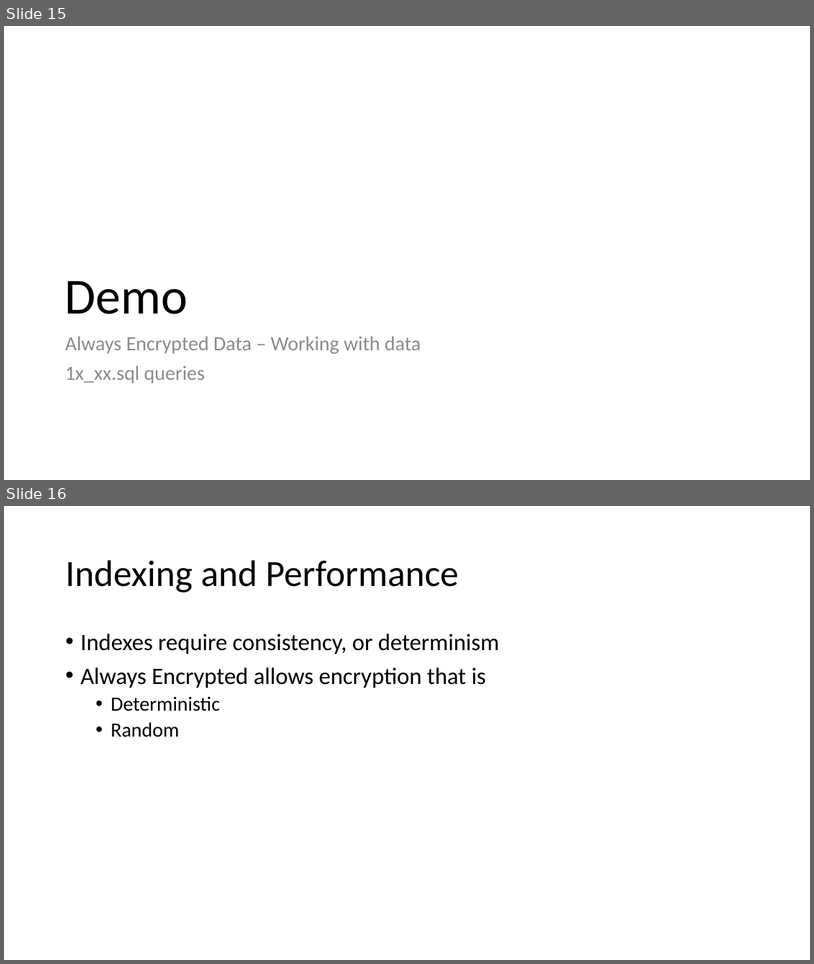
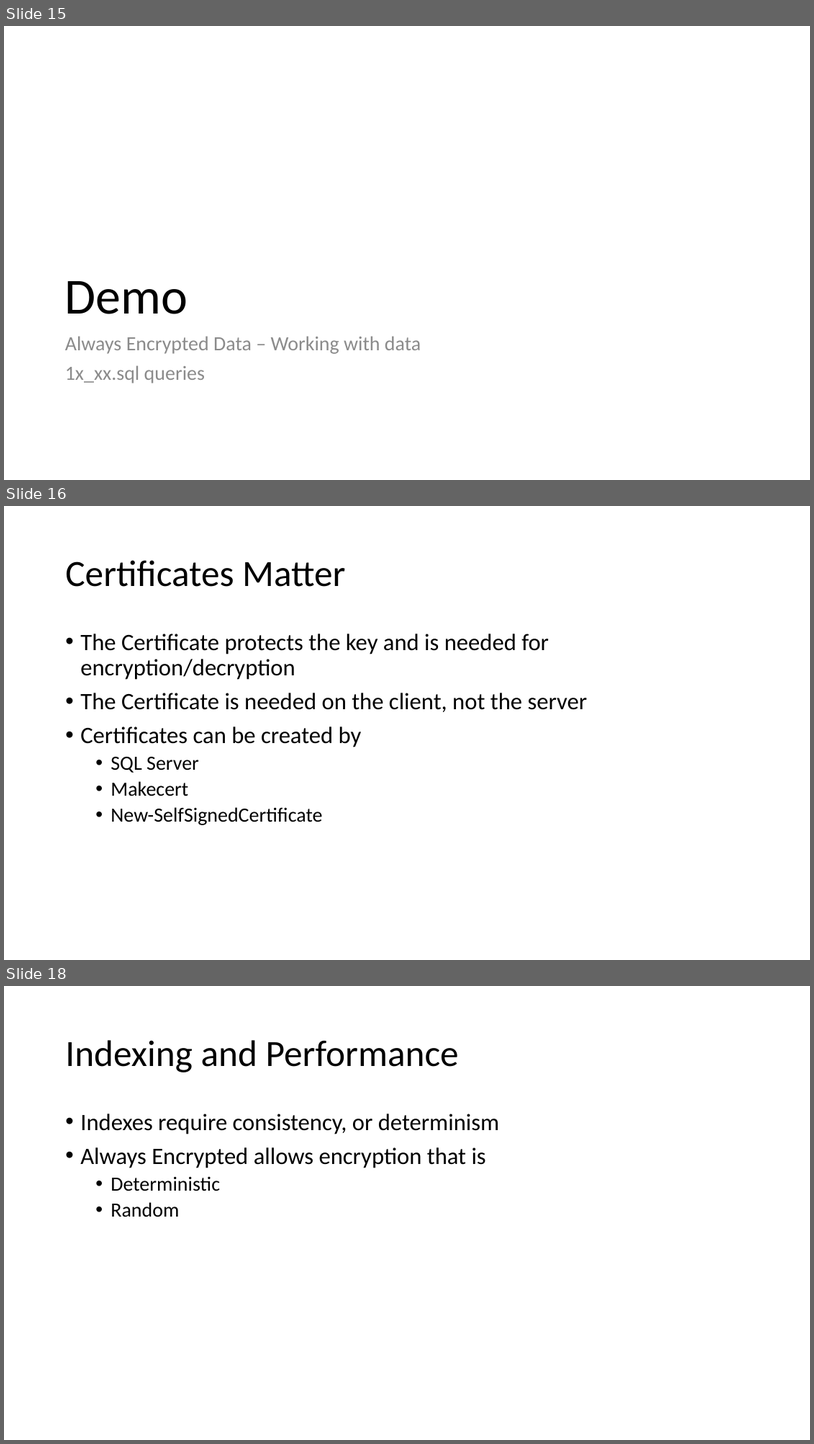
Before and after one commit to way0utwest/EndtoEndAlwaysEncrypted, a slide deck: EndtoEndAlwaysEncrypted.pptx. Shown one above the other, each under a label of ours: slides 15 and 16 before the commit, slides 15, 16 and 18 after it; the slides between them are not shown. The pictures are 814x964 and 814x1444 pixels, drawn with LibreOffice and Linux fonts; fonts in the diff are those of the drawing. Boxes give left, top, right and bottom in pixels: in the first picture for what was removed or moved away, otherwise in the second. Text is boxed around its words. In the diff, an @@ line names an element or a change of style, - is before the commit and + after.

```diff
--- a/EndtoEndAlwaysEncrypted.pptx
+++ b/EndtoEndAlwaysEncrypted.pptx
@@ slide 16 added at [4, 506, 810, 960], background #FFFFFF @@
@@ title added at [65, 560, 345, 587], 44 pt, text #000000 @@
+Certificates Matter
@@ text added at [80, 633, 588, 825], 28 pt, text #000000 @@
+• The Certificate protects the key and is needed for encryption/decryption
+• The Certificate is needed on the client, not the server
+• Certificates can be created by
+  • SQL Server
+  • Makecert
+  • New-SelfSignedCertificate
@@ what was slide 16 is now slide 18 @@
```
Also in this commit, not shown: 1 slide changed, 1 other slide added, 2 other files.
